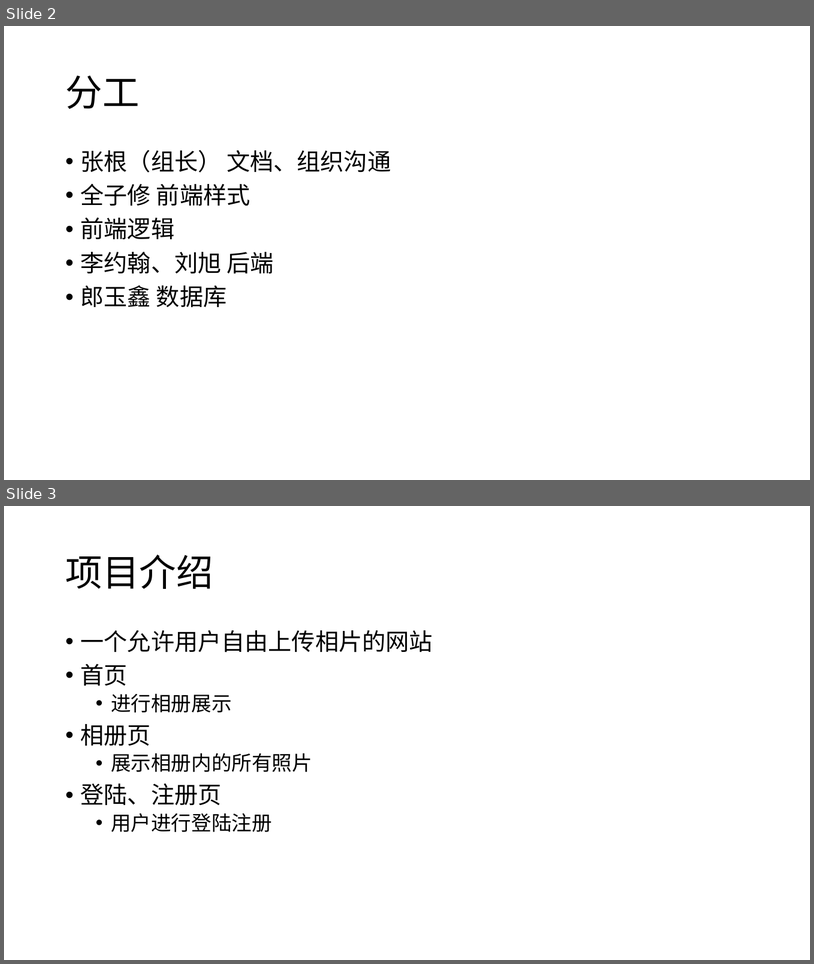
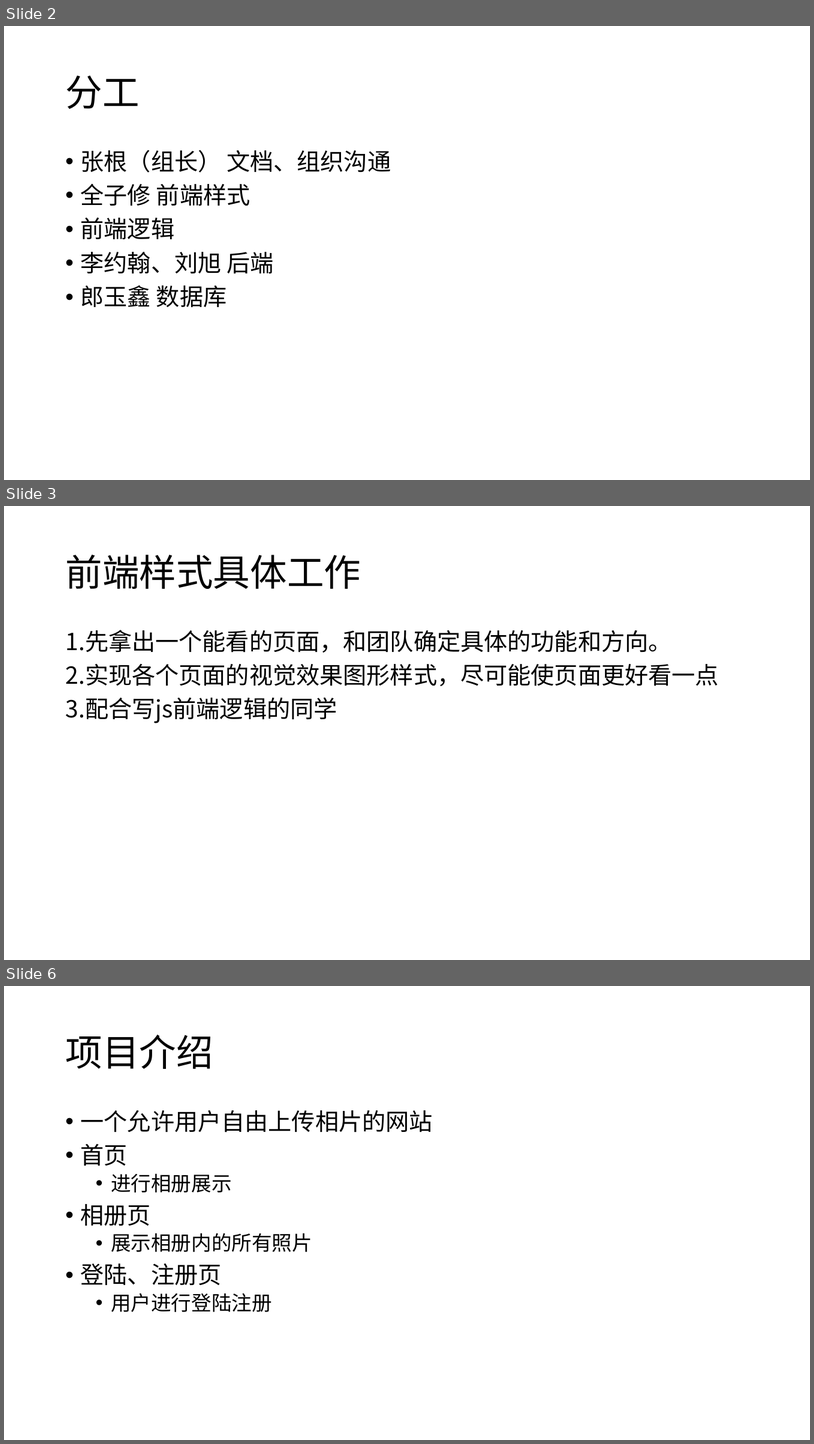
Before and after one commit to daxuliu/softwarelearn, a slide deck: 文档/项目展示-1.pptx. Shown one above the other, each under a label of ours: slides 2 and 3 before the commit, slides 2, 3 and 6 after it; the slides between them are not shown. The pictures are 814x964 and 814x1444 pixels, drawn with LibreOffice and Linux fonts; fonts in the diff are those of the drawing. Boxes give left, top, right and bottom in pixels: in the first picture for what was removed or moved away, otherwise in the second. Text is boxed around its words. In the diff, an @@ line names an element or a change of style, - is before the commit and + after.

```diff
--- a/文档/项目展示-1.pptx
+++ b/文档/项目展示-1.pptx
@@ slide 3 added at box(4, 506, 810, 960), background #FFFFFF @@
@@ title added at box(65, 555, 361, 589), 44 pt, text #000000 @@
+前端样式具体工作
@@ text added at box(65, 630, 719, 723), 28 pt, text #000000 @@
+1.先拿出一个能看的页面，和团队确定具体的功能和方向。
+2.实现各个页面的视觉效果图形样式，尽可能使页面更好看一点
+3.配合写js前端逻辑的同学
@@ what was slide 3 is now slide 6 @@
```
Also in this commit, not shown: 2 other slides added.
